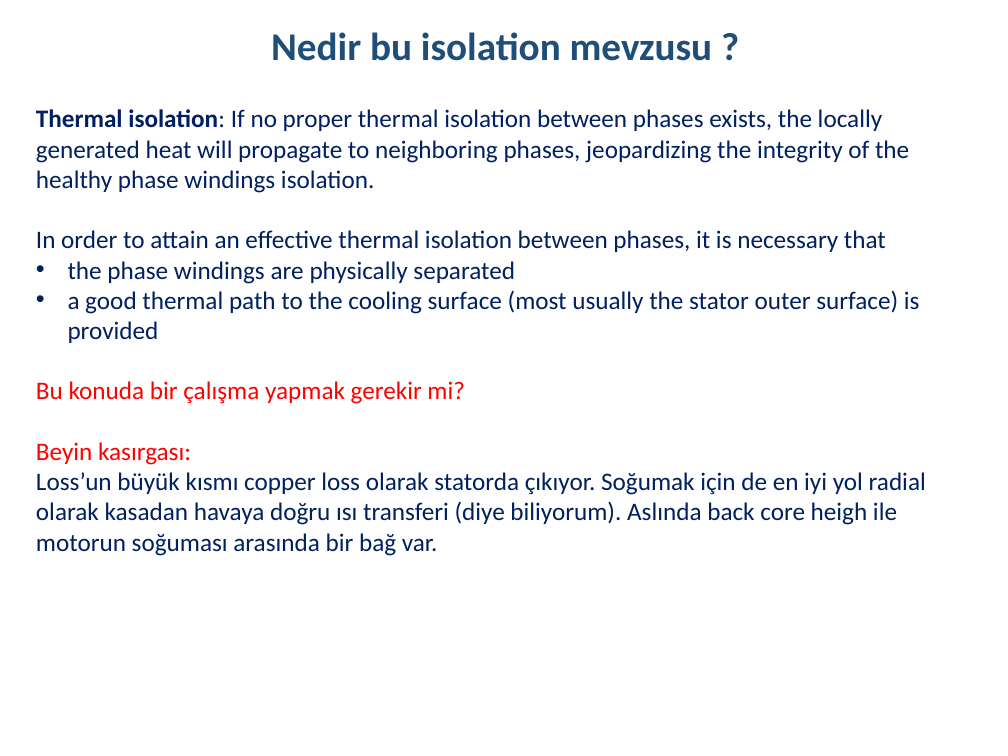
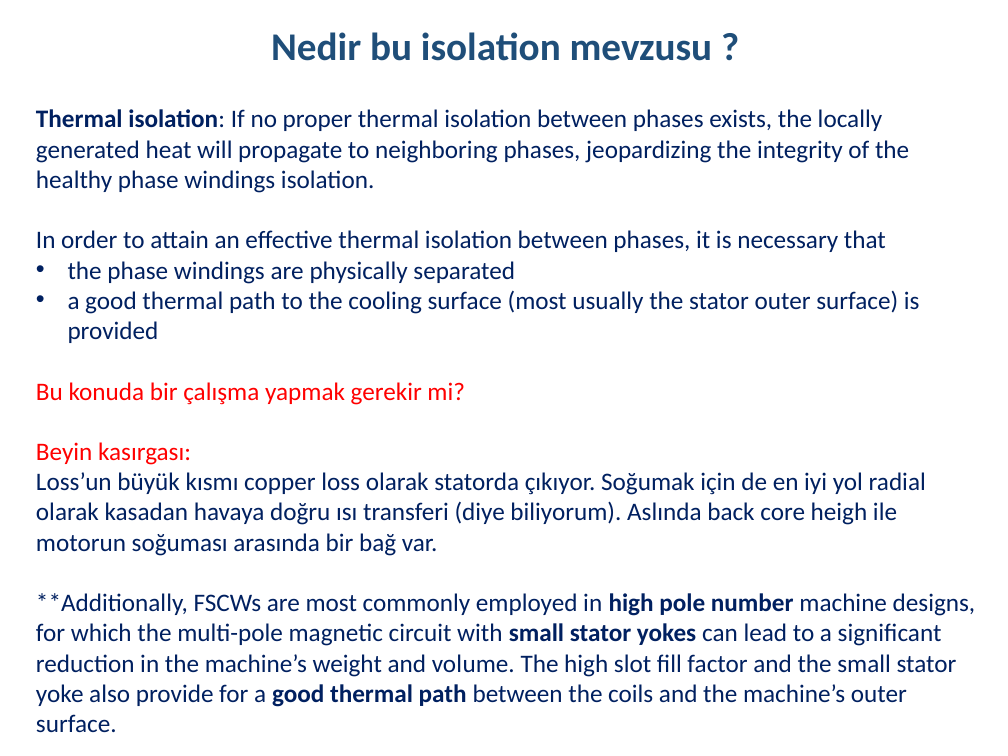
Before and after one commit to hakanpolat/IMMD, a slide deck: slide 25 of Literature/immd_ver2_research.pptx (slide 24 before the commit). Drawn at 1008x756 pixels with LibreOffice and Linux fonts; fonts in the diff are those of the drawing. Boxes give left, top, right and bottom in pixels: in the first picture for what was removed or moved away, otherwise in the second. Text is boxed around its words. In the diff, an @@ line names an element or a change of style, - is before the commit and + after.

```diff
--- a/Literature/immd_ver2_research.pptx
+++ b/Literature/immd_ver2_research.pptx
@@ text at <box>36,593,976,733</box>: paragraph added @@
+**Additionally, FSCWs are most commonly employed in high pole number machine designs, for which the multi-pole magnetic circuit with small stator yokes can lead to a significant reduction in the machine’s weight and volume. The high slot fill factor and the small stator yoke also provide for a good thermal path between the coils and the machine’s outer surface.
```
Also in this commit, not shown: 10 other slides changed, 12 slides added, 1 slide removed, 1 other file.
